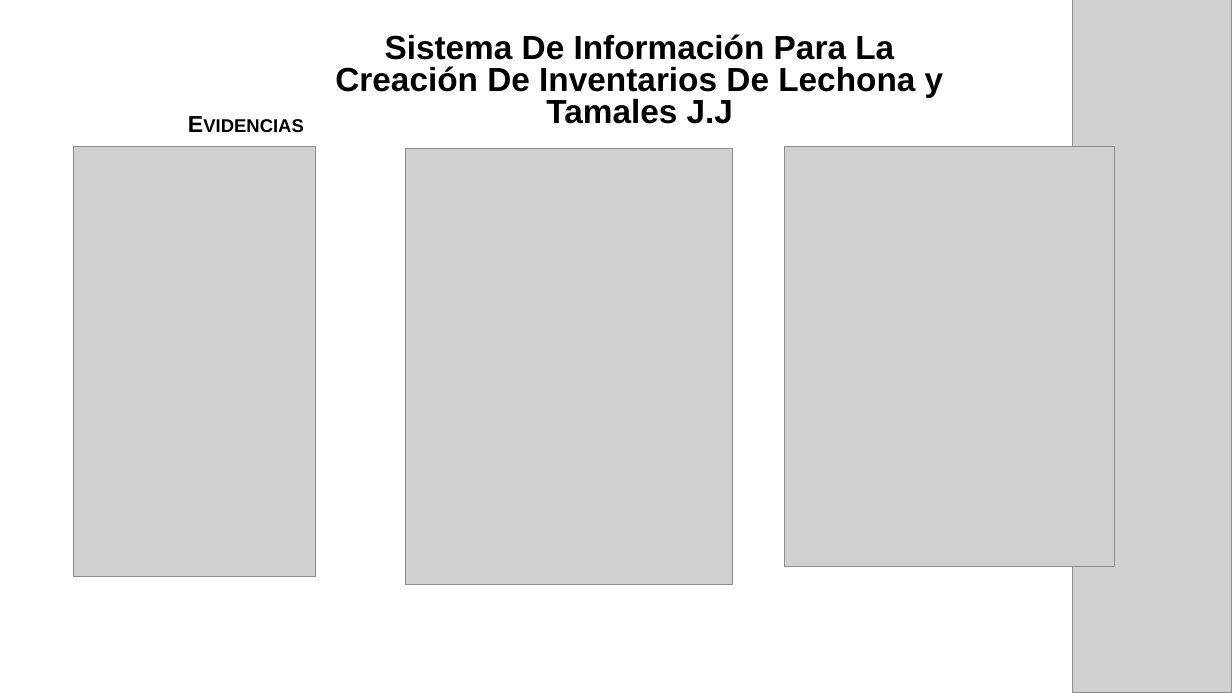
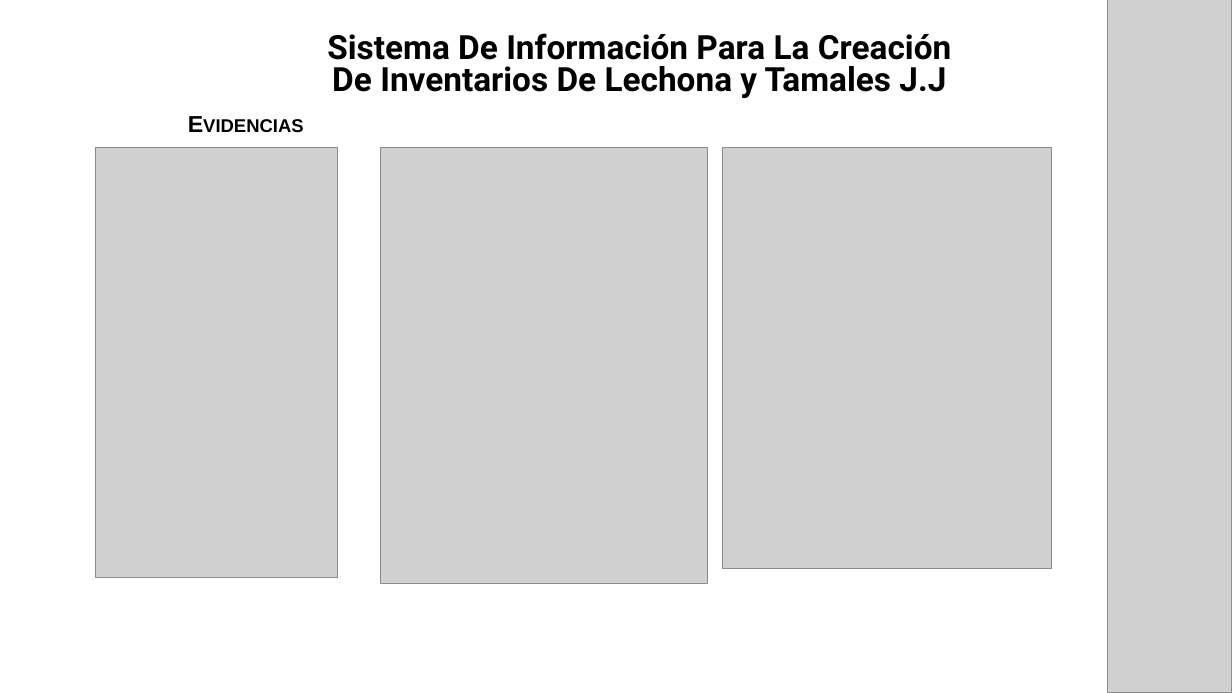
Before and after one commit to ProyectoJJ/Proyecto, a slide deck: slide 9 of Presentacion Final.pptx (slide 10 before the commit). Drawn at 1232x693 pixels with LibreOffice and Linux fonts; fonts in the diff are those of the drawing; grey boxes stand for pictures. Boxes give left, top, right and bottom in pixels: in the first picture for what was removed or moved away, otherwise in the second. Text is boxed around its words. In the diff, an @@ line names an element or a change of style, - is before the commit and + after.

```diff
--- a/Presentacion Final.pptx
+++ b/Presentacion Final.pptx
@@ picture resized from (x1=1073, y1=0, x2=1232, y2=693) to (x1=1108, y1=0, x2=1232, y2=693) @@
@@ subtitle "Sistema De Información Para La ..." at (x1=327, y1=33, x2=951, y2=98): font Arial to Roboto; more space between paragraphs @@
@@ picture moved from (x1=74, y1=146, x2=316, y2=576) to (x1=96, y1=148, x2=338, y2=578) @@
@@ picture moved from (x1=406, y1=148, x2=733, y2=584) to (x1=381, y1=148, x2=708, y2=584) @@
@@ picture moved from (x1=785, y1=146, x2=1115, y2=567) to (x1=722, y1=148, x2=1052, y2=568) @@
```
Also in this commit, not shown: 7 other slides changed, 1 slide added, 2 slides removed.
